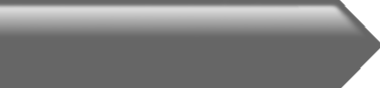
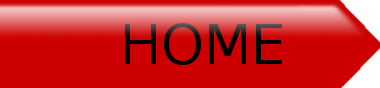
The second 380×88 image is a revision of the first. Changes to its layers:
renamed "WhiteMask (obsolete I think)" to "Right-facing shine", showed it, opacity 100% → 85%, moved it above "Left-facing shine", painted on it, masked it over [left=0, top=0, right=380, bottom=88]
renamed "roundrectend" to "Left-facing shine", hid it, painted on it over [left=0, top=0, right=378, bottom=40]
added layer "HOME" above "Background copy" over [left=125, top=23, right=282, bottom=65]
showed "Background copy" over [left=0, top=0, right=380, bottom=88]
hid "Background", painted on it over [left=0, top=0, right=380, bottom=88]
